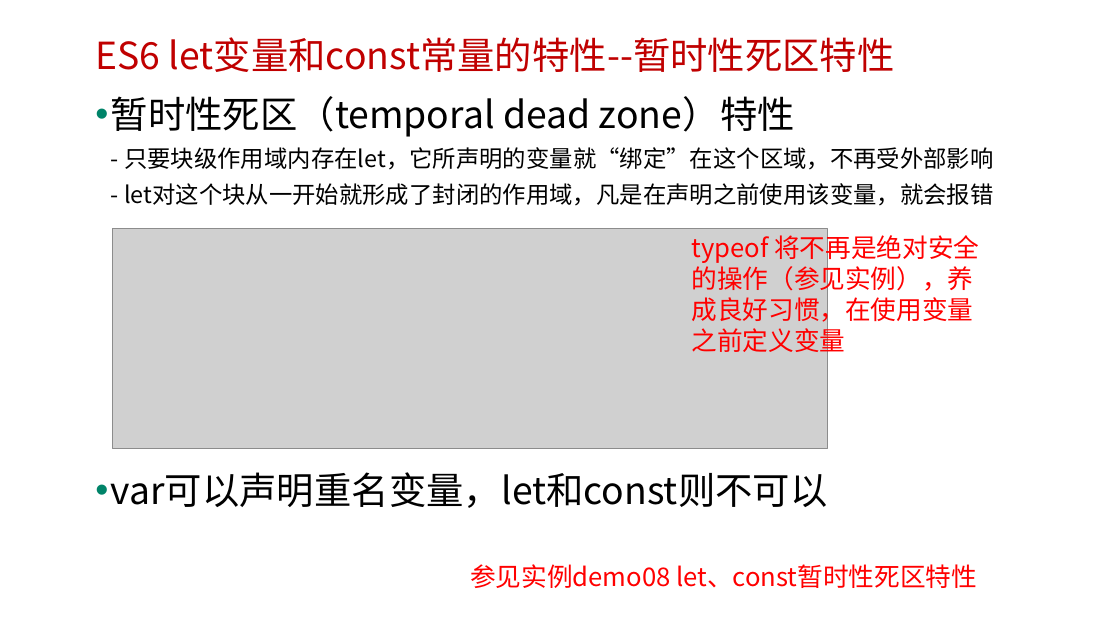
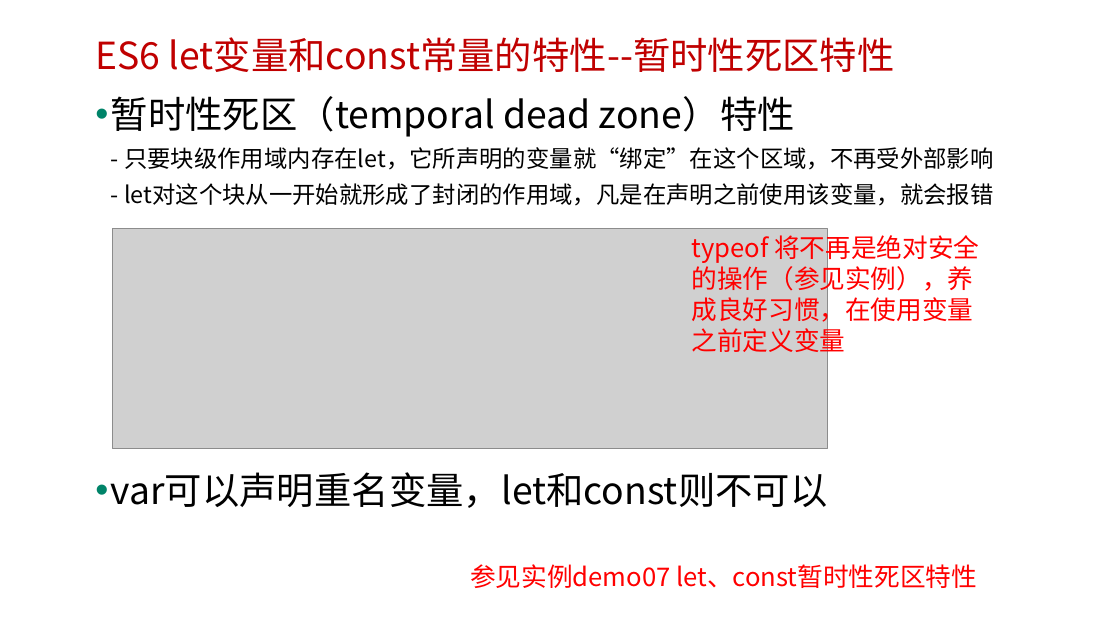
Before and after one commit to edu2act/course-javascript-advanced, a slide deck: slide 13 of 课程PPT/27.ES6中的let与const.pptx (slide 14 before the commit). Drawn at 1120x630 pixels with LibreOffice and Linux fonts; fonts in the diff are those of the drawing; grey boxes stand for pictures; background and template pictures are left out. Boxes give left, top, right and bottom in pixels: in the first picture for what was removed or moved away, otherwise in the second. Text is boxed around its words. In the diff, an @@ line names an element or a change of style, - is before the commit and + after.

```diff
--- a/课程PPT/27.ES6中的let与const.pptx
+++ b/课程PPT/27.ES6中的let与const.pptx
@@ text at <box>470,564,977,588</box>: text changed @@
-参见实例demo08 let、const暂时性死区特性
+参见实例demo07 let、const暂时性死区特性
```
Also in this commit, not shown: 1 slide removed, 6 other files.
